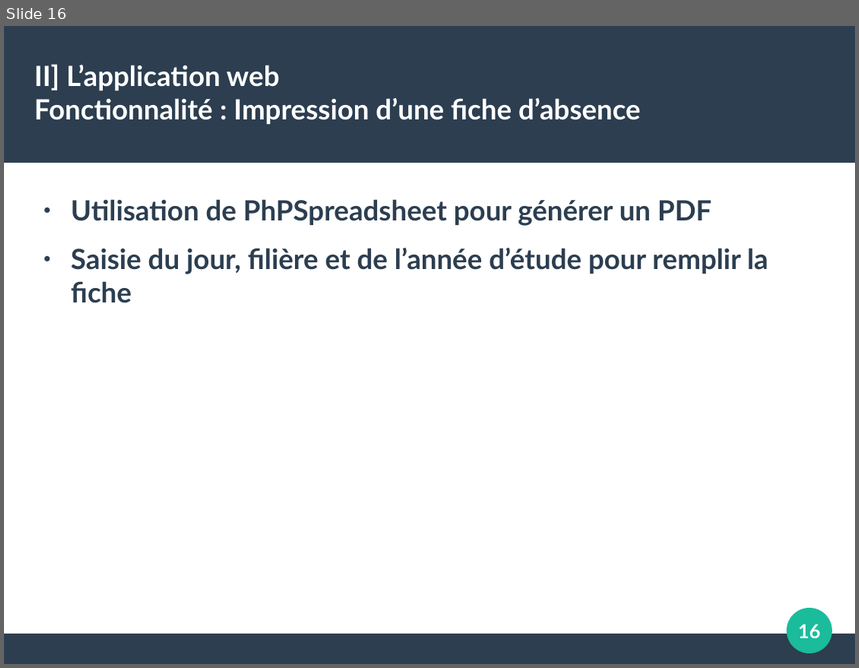
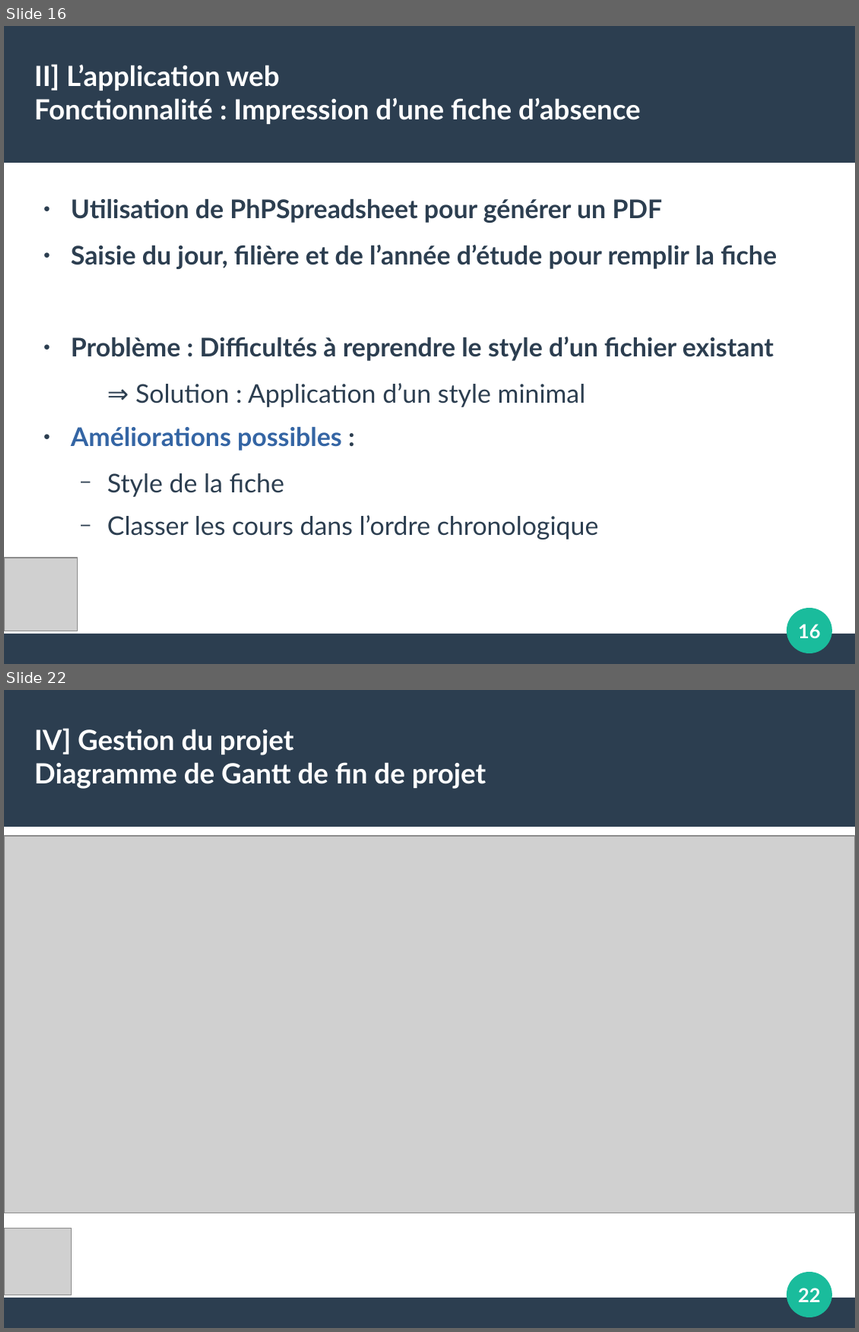
Before and after one commit to FlavienVernier/GestionEnseignantsEtudiants, a slide deck: DiapoSoutenance.odp. Shown one above the other, each under a label of ours: slide 16 before the commit, slides 16 and 22 after it; the slides between them are not shown. The pictures are 859x668 and 859x1332 pixels, drawn with LibreOffice and Linux fonts; fonts in the diff are those of the drawing; grey boxes stand for pictures. Boxes give left, top, right and bottom in pixels: in the first picture for what was removed or moved away, otherwise in the second. Text is boxed around its words. In the diff, an @@ line names an element or a change of style, - is before the commit and + after.

```diff
--- a/DiapoSoutenance.odp
+++ b/DiapoSoutenance.odp
@@ slide 22 added at bbox=[4, 690, 855, 1328], background #FFFFFF; not listed: 3 template elements that a slide beside it also shows @@
@@ title added at bbox=[34, 728, 486, 789], 26 pt, text #FFFFFF, bold @@
+IV] Gestion du projet
+Diagramme de Gantt de fin de projet
@@ picture added at bbox=[4, 836, 855, 1213] @@
@@ picture added at bbox=[4, 1228, 71, 1296] @@
@@ page number added at bbox=[798, 1288, 820, 1303], 18 pt, text #FFFFFF, bold @@
+22
@@ slide 16 changed as well @@
@@ text at bbox=[71, 199, 777, 269]: size 26 to 24.1 pt in "Utilisation de PhPSpreadsheet pour générer un PDF", "Saisie du jour, filière et de l’année ..." @@
@@ text at bbox=[71, 337, 774, 540]: paragraphs added @@
+● Problème : Difficultés à reprendre le style d’un fichier existant
+  ⇒ Solution : Application d’un style minimal
+● Améliorations possibles :
+  − Style de la fiche
+  − Classer les cours dans l’ordre chronologique
@@ picture added at bbox=[4, 558, 78, 632] @@
```
Also in this commit, not shown: 15 other slides changed, 6 other slides added.
